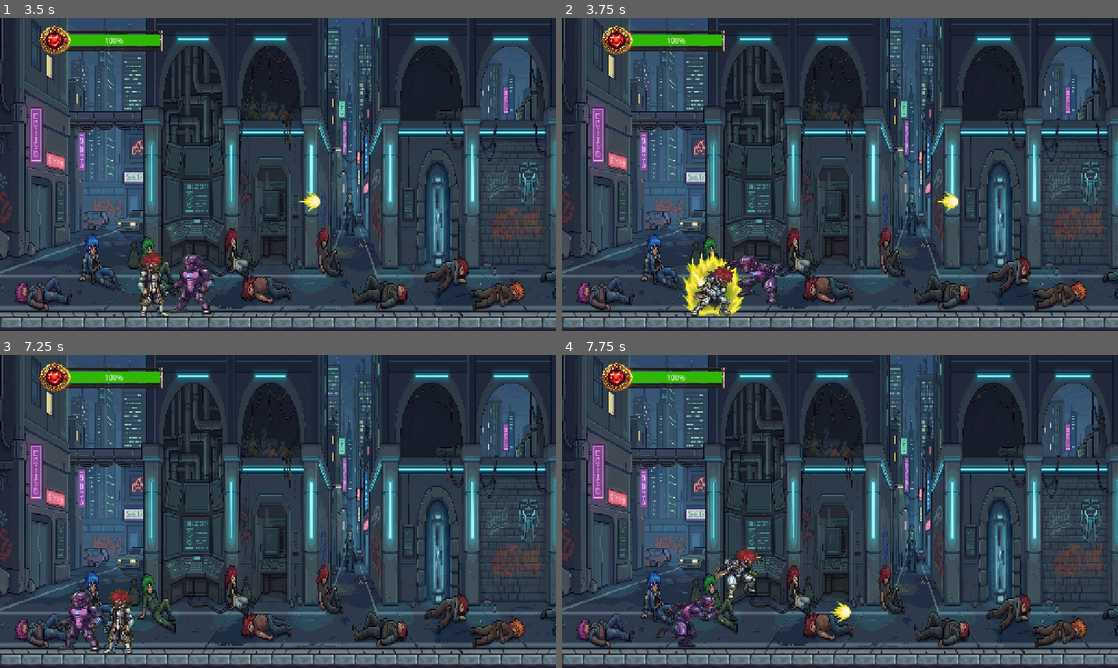
Above: before the commit, frames 1-4 (two rows, left to right).
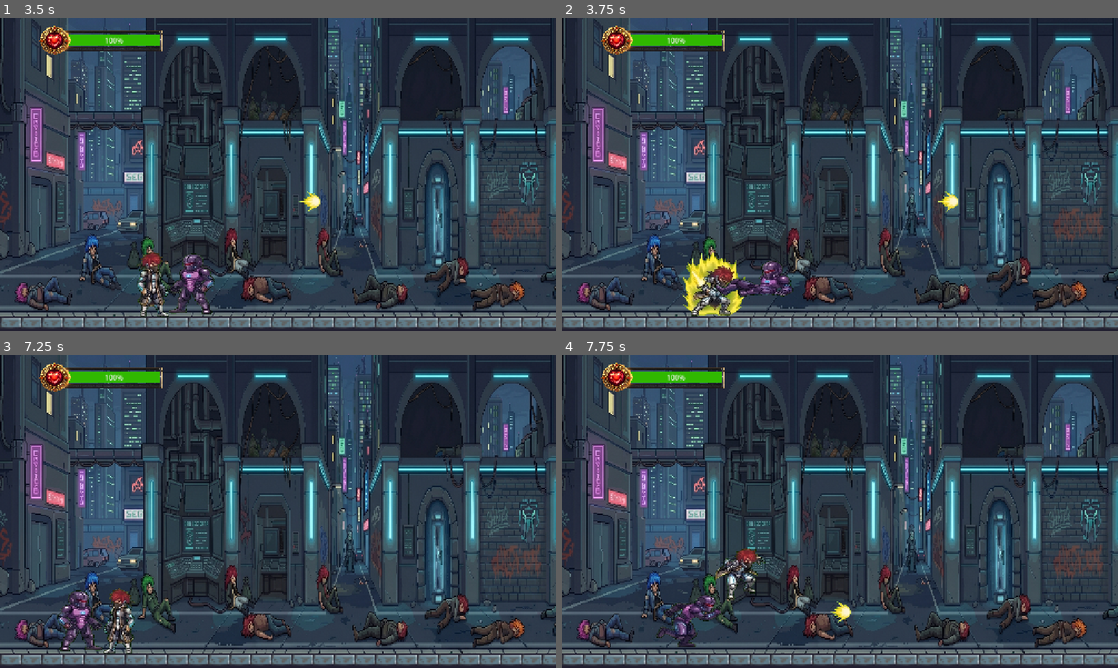
Above: after the commit, the same moments.

Repository: Rdry77/Proyecto_videojuegos_2026_individual
Game: Godot game, scene res://scenes/main.tscn
The game is run twice, just before and just after one commit, with the same random seed, the same clock (stepped at 60 frames per second) and the same inputs. The project has no main scene, so this scene is started directly.
Inputs (mouse positions are in pixels of both pictures, inside the frame that each line leads up to):
- Up to frame 1 (3.5 s): tap Enter (attack) at 0.5, 0.6, 2.1 s; move the mouse to (400, 158) at 0.52 s; hold D (right) 0.53-2.03 s; tap Space (jump) at 0.77, 1.52, 3.02 s; move the mouse to (166, 190) at 1.27 s; click (166, 190) at 1.35 s; move the mouse to (333, 105) at 2.02 s; hold A (left) 2.03-2.78 s; move the mouse to (250, 237) at 2.77 s; hold D (right) from 2.78 s (still down); click (250, 237) at 2.85 s
- Up to frame 2 (3.75 s): keep holding D (right); move the mouse to (1006, 221) at 3.52 s; tap Enter (attack) at 3.6 s
- Up to frame 3 (7.25 s): tap Space (jump) at 3.77, 4.52, 6.02, 6.77 s; move the mouse to (111, 464) at 4.27 s; release D (right) at 4.28 s; hold A (left) 4.28-5.03 s; click (111, 464) at 4.35 s; move the mouse to (305, 511) at 5.02 s; hold D (right) 5.03-5.78 s; tap Enter (attack) at 5.1, 6.6 s; move the mouse to (194, 433) at 5.77 s; hold A (left) from 5.78 s (still down); click (194, 433) at 5.85 s; move the mouse to (400, 495) at 6.52 s
- Up to frame 4 (7.75 s): move the mouse to (728, 527) at 7.27 s; release A (left) at 7.28 s; hold D (right) from 7.28 s (still down); click (728, 527) at 7.35 s; tap Space (jump) at 7.52 s

Frame 1 is identical in both runs. In frame 2, 0.9% of the frame differs, in the area x 27-42%, y 75-92%; in frame 3, 0.8%; in frame 4, nothing differs.
Error in both runs: Invalid access to property or key 'name' on a base object of type 'null instance'. (res://scripts/enemy.gd:169)

Commit message:
Ajustando la funcion de animacion

Diff:
--- a/scripts/enemy.gd
+++ b/scripts/enemy.gd
@@ -218,13 +218,19 @@
 	get_parent().add_child(nuevo_enemigo)
 
 func gestionar_animaciones():
-	# REGLA DE ORO: Si ya estamos reproduciendo el ataque, NO HACER NADA MÁS
-	# Esto evita que 'enemyRun' o 'enemyStatic' interrumpan el golpe.
+	if esta_muerto:
+		animated_sprite_2d.play("enemyLose")
+		return
+
+	if esta_herido:
+		animated_sprite_2d.play("enemyH")
+		return
+
 	if animated_sprite_2d.animation == "attackEnemy" and animated_sprite_2d.is_playing():
 		animated_sprite_2d.flip_h = (last_direction == -1)
 		return # <--- IMPORTANTE: Salimos de la función aquí
 
-	# REGLA 2: Si el estado es de ataque pero la animación no ha empezado, la forzamos
+
 	if (current_state == "EMBESTIDA" or current_state == "AIR_ATTACK"):
 		var distancia = global_position.distance_to(player.global_position)
 		# Si ya estamos muy cerca, aseguramos que se quede en attackEnemy
@@ -234,18 +240,21 @@
 			animated_sprite_2d.flip_h = (last_direction == -1)
 			return
 
-	# REGLA 3: Si estamos en el aire (Picado), usamos el salto
 	if not is_on_floor():
 		animated_sprite_2d.play("enemyJump")
+		# Si el salto sale de espaldas, cambia '==' por '!='
 		animated_sprite_2d.flip_h = (last_direction == 1)
-
-	# REGLA 4: Movimiento normal en suelo
 	else:
 		if abs(velocity.x) > 10:
 			animated_sprite_2d.play("enemyRun")
+			# USAMOS UNA LÓGICA DIFERENTE PARA CORRER
+			# Si 'last_direction == -1' (izquierda) lo hace correr de reversa,
+			# cámbialo por 'last_direction == 1'
 			animated_sprite_2d.flip_h = (last_direction == 1)
-			# Velocidad de animación rápida en embestida
+
 			animated_sprite_2d.speed_scale = 2.0 if current_state == "EMBESTIDA" else 1.0
 		else:
 			animated_sprite_2d.play("enemyStatic")
+			# Para que al estar quieto mire al último lado al que caminó
+			animated_sprite_2d.flip_h = (last_direction == 1)
 			animated_sprite_2d.speed_scale = 1.0
